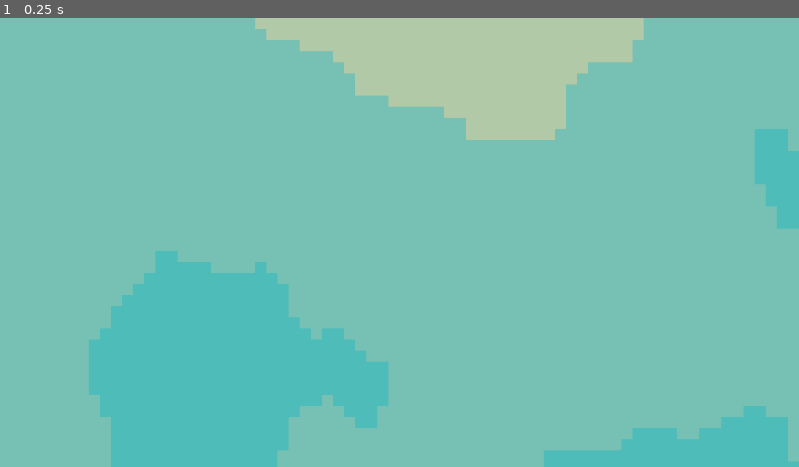
Above: before the commit, frame 1.
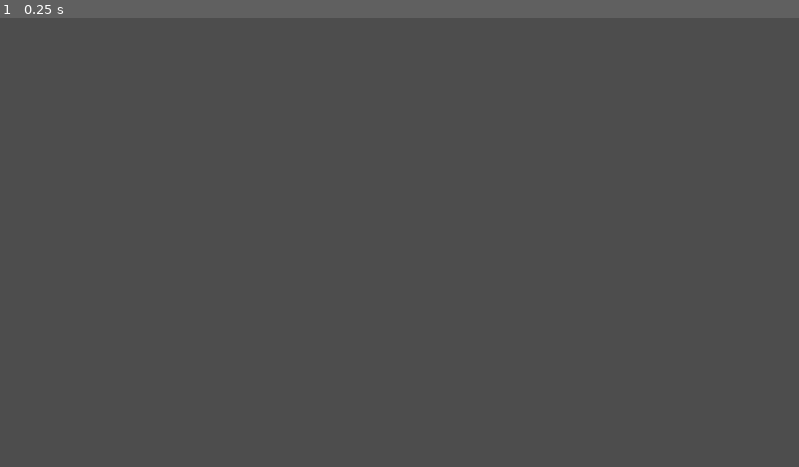
Above: after the commit, the same moment.

Repository: OtchiTan/juste-le-boat-en-faite
Game: Godot game, scene res://scenes/main.tscn
The game is run twice, just before and just after one commit, with the same random seed, the same clock (stepped at 60 frames per second) and the same inputs.
Inputs:
- Up to frame 1 (0.25 s): no input

The runs differ from the first frame. In frame 1, 100% of the frame differs, in the area x 0-100%, y 0-100%.

Commit message:
Complexify world generation

Diff:
--- /dev/null
+++ b/assets/curves/island_generation_curve.tres
@@ -0,0 +1,5 @@
+[gd_resource type="Curve" format=3 uid="uid://gdqppkyxj3ol"]
+
+[resource]
+_data = [Vector2(0.08, 0), 0.0, 0.0, 0, 0, Vector2(0.1, 0.8), 0.0, 0.0, 0, 0, Vector2(1, 1), 0.0, 0.0, 0, 0]
+point_count = 3
--- a/scenes/chunk.tscn
+++ /dev/null
@@ -1,22 +0,0 @@
-[gd_scene format=3 uid="uid://ddgk1s8xjb5id"]
-
-[ext_resource type="Script" uid="uid://buyykhrl8ns8x" path="res://scripts/chunk.gd" id="1_jtw3q"]
-[ext_resource type="Texture2D" uid="uid://dtd8vvmw1isw2" path="res://assets/textures/Ground/Shore.png" id="2_c3gog"]
-
-[sub_resource type="TileSetAtlasSource" id="TileSetAtlasSource_4dvvg"]
-texture = ExtResource("2_c3gog")
-0:0/0 = 0
-1:0/0 = 0
-2:0/0 = 0
-3:0/0 = 0
-4:0/0 = 0
-
-[sub_resource type="TileSet" id="TileSet_rnjyy"]
-sources/0 = SubResource("TileSetAtlasSource_4dvvg")
-
-[node name="Chunk" type="Node2D" unique_id=1127148850]
-script = ExtResource("1_jtw3q")
-
-[node name="SeaLayer" type="TileMapLayer" parent="." unique_id=1102426168]
-use_parent_material = true
-tile_set = SubResource("TileSet_rnjyy")
--- a/scenes/main.tscn
+++ b/scenes/main.tscn
@@ -1,9 +1,20 @@
 [gd_scene format=3 uid="uid://bfmy0g0v4chk6"]
 
 [ext_resource type="Script" uid="uid://b4tdte0od7vt3" path="res://scripts/main.gd" id="1_o5qli"]
-[ext_resource type="PackedScene" path="res://scenes/chunk.tscn" id="2_0wfyh"]
+[ext_resource type="PackedScene" uid="uid://ddgk1s8xjb5id" path="res://scenes/world_map.tscn" id="2_0wfyh"]
+
+[sub_resource type="Curve" id="Curve_0wfyh"]
+_data = [Vector2(0.05, 0), 0.0, 2.0871623, 0, 0, Vector2(0.08, 0.955), 0.0, 0.0, 0, 0, Vector2(1, 1), 0.18073678, 0.0, 0, 0]
+point_count = 3
 
 [node name="Main" type="Node2D" unique_id=1828361990]
 script = ExtResource("1_o5qli")
 
-[node name="Chunk" parent="." unique_id=1127148850 instance=ExtResource("2_0wfyh")]
+[node name="WorldMap" parent="." unique_id=1127148850 instance=ExtResource("2_0wfyh")]
+island_number = 6
+distance_curve = SubResource("Curve_0wfyh")
+map_size = Vector2i(700, 400)
+
+[node name="Camera2D" type="Camera2D" parent="." unique_id=2129287634]
+anchor_mode = 0
+zoom = Vector2(0.1, 0.1)
--- /dev/null
+++ b/scenes/world_map.tscn
@@ -0,0 +1,45 @@
+[gd_scene format=3 uid="uid://ddgk1s8xjb5id"]
+
+[ext_resource type="Script" uid="uid://buyykhrl8ns8x" path="res://scripts/world_map.gd" id="1_jtw3q"]
+[ext_resource type="Texture2D" uid="uid://dtd8vvmw1isw2" path="res://assets/textures/Ground/Shore.png" id="2_c3gog"]
+[ext_resource type="Curve" uid="uid://gdqppkyxj3ol" path="res://assets/curves/island_generation_curve.tres" id="2_u82pb"]
+
+[sub_resource type="TileSetAtlasSource" id="TileSetAtlasSource_4dvvg"]
+texture = ExtResource("2_c3gog")
+0:0/0 = 0
+0:0/0/terrain_set = 0
+0:0/0/terrain = 0
+1:0/0 = 0
+1:0/0/terrain_set = 0
+1:0/0/terrain = 1
+2:0/0 = 0
+2:0/0/terrain_set = 0
+2:0/0/terrain = 2
+3:0/0 = 0
+3:0/0/terrain_set = 0
+3:0/0/terrain = 3
+4:0/0 = 0
+4:0/0/terrain_set = 0
+4:0/0/terrain = 4
+
+[sub_resource type="TileSet" id="TileSet_rnjyy"]
+terrain_set_0/mode = 0
+terrain_set_0/terrain_0/name = "Sand"
+terrain_set_0/terrain_0/color = Color(0.90588236, 0.8352941, 0.5764706, 1)
+terrain_set_0/terrain_1/name = "WaterSand"
+terrain_set_0/terrain_1/color = Color(0.69411767, 0.7882353, 0.654902, 1)
+terrain_set_0/terrain_2/name = "Water"
+terrain_set_0/terrain_2/color = Color(0.46666667, 0.7529412, 0.7058824, 1)
+terrain_set_0/terrain_3/name = "WaterDeep"
+terrain_set_0/terrain_3/color = Color(0.30588236, 0.7372549, 0.7254902, 1)
+terrain_set_0/terrain_4/name = "WaterDeepDeep"
+terrain_set_0/terrain_4/color = Color(0.25882354, 0.6745098, 0.6862745, 1)
+sources/0 = SubResource("TileSetAtlasSource_4dvvg")
+
+[node name="Chunk" type="Node2D" unique_id=1127148850]
+script = ExtResource("1_jtw3q")
+distance_curve = ExtResource("2_u82pb")
+
+[node name="SeaLayer" type="TileMapLayer" parent="." unique_id=1102426168]
+use_parent_material = true
+tile_set = SubResource("TileSet_rnjyy")
--- a/scripts/chunk.gd
+++ /dev/null
@@ -1,26 +0,0 @@
-extends Node2D
-
-@onready var sea_layer: TileMapLayer = $SeaLayer
-@onready var noise: FastNoiseLite = FastNoiseLite.new();
-
-const CHUNK_SIZE: Vector2i = Vector2i(100,100)
-
-func _ready() -> void:
-	noise.seed = 3630
-
-	generate_map()
-
-func _process(_delta: float) -> void:
-	pass
-
-func generate_map():
-	for x in CHUNK_SIZE.x:
-		for y in CHUNK_SIZE.y:
-			sea_layer.set_cell(Vector2i(x,y),0,Vector2i(_get_tile_value(x,y),0))
-
-func _get_tile_value(x:float, y:float) -> int:
-	var result = 0
-
-	result = ((noise.get_noise_2d(x, y) + 1.0) / 2.0) * 5.0
-
-	return result
--- /dev/null
+++ b/scripts/world_map.gd
@@ -0,0 +1,87 @@
+extends Node2D
+
+@onready var sea_layer: TileMapLayer = $SeaLayer
+@onready var noise: FastNoiseLite = FastNoiseLite.new();
+
+var island_locations: Array[Vector2i] = []
+var terrains: Dictionary[int, Array] = {}
+var rng: RandomNumberGenerator = RandomNumberGenerator.new()
+var thread: Thread
+
+@export var island_number: int = 4
+@export var distance_curve: Curve
+@export var map_size: Vector2i = Vector2i(170,100)
+
+func _ready() -> void:
+	noise.seed = 3630
+
+	spawn_islands()
+
+	thread = Thread.new()
+	thread.start(generate_map.bind())
+
+func _exit_tree() -> void:
+	thread.wait_to_finish()
+
+func _process(_delta: float) -> void:
+	pass
+
+func generate_map():
+	for x in map_size.x:
+		for y in map_size.y:
+			var index = Vector2i(x,y)
+			var terrain = _get_tile_value(index);
+			terrains.get_or_add(terrain, []).push_back(index)
+
+	call_deferred("render_terrain")
+
+func render_terrain():
+	for terrain in terrains:
+		sea_layer.set_cells_terrain_connect(terrains.get(terrain), 0,terrain)
+
+func _get_tile_value(index: Vector2i) -> int:
+	var result = 0
+
+	var nearest_island = _get_nearest_position(index);
+	var island_distance = nearest_island.distance_to(index) / map_size.x;
+	var distance_sample = distance_curve.sample(island_distance)
+	var noise_value = (noise.get_noise_2d(index.x, index.y) + 1.0) / 2.0
+
+	result = roundi((distance_sample + noise_value) * 2.5)
+	#result = roundi((distance_sample ) * 5.0)
+	result = clampi(result, 0, 4)
+
+	return result
+
+func spawn_islands():
+	for i in island_number:
+		var island = Vector2i(
+			rng.randi_range(0, map_size.x),
+			rng.randi_range(0, map_size.y)
+		)
+
+		var valid_island = false
+		while (!valid_island):
+			valid_island = true
+			for existing_island in island_locations:
+				if existing_island.distance_squared_to(island) < 400:
+					valid_island = false
+					island = Vector2i(
+						rng.randi_range(0, map_size.x),
+						rng.randi_range(0, map_size.y)
+					)
+
+
+		island_locations.push_back(island)
+
+func _get_nearest_position(index: Vector2i) -> Vector2i:
+	var nearest_length = 9999999.0
+	var nearest_location = Vector2i(-1,-1)
+
+	for island in island_locations:
+		var island_length = island.distance_squared_to(index)
+		if (island_length < nearest_length):
+			nearest_location = island
+			nearest_length = island_length
+
+	return nearest_location
Renamed: scripts/chunk.gd.uid -> scripts/world_map.gd.uid
